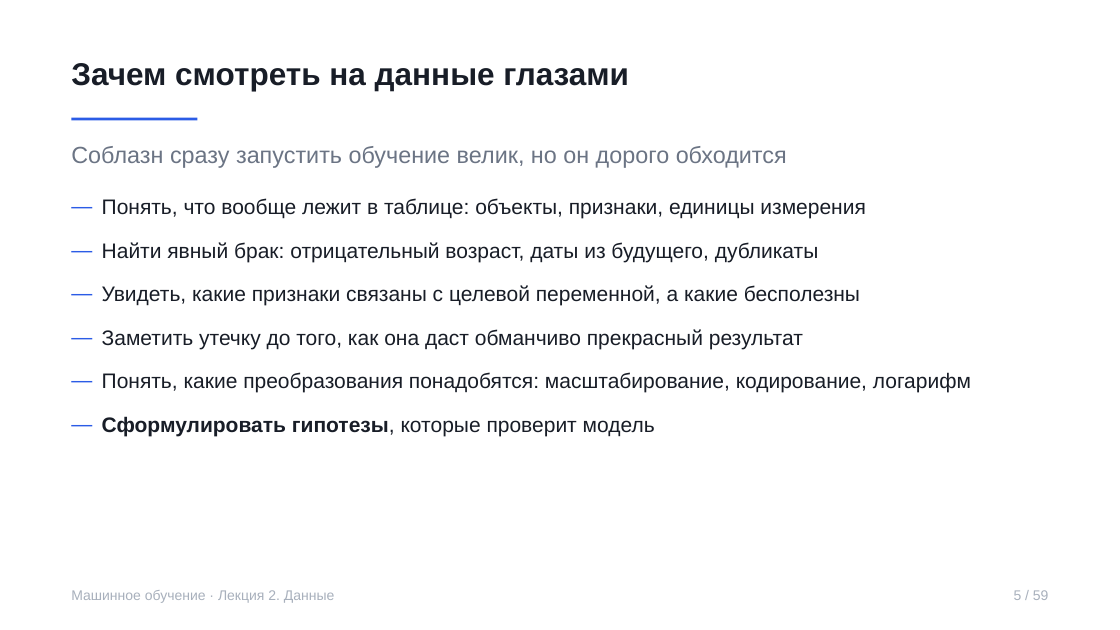
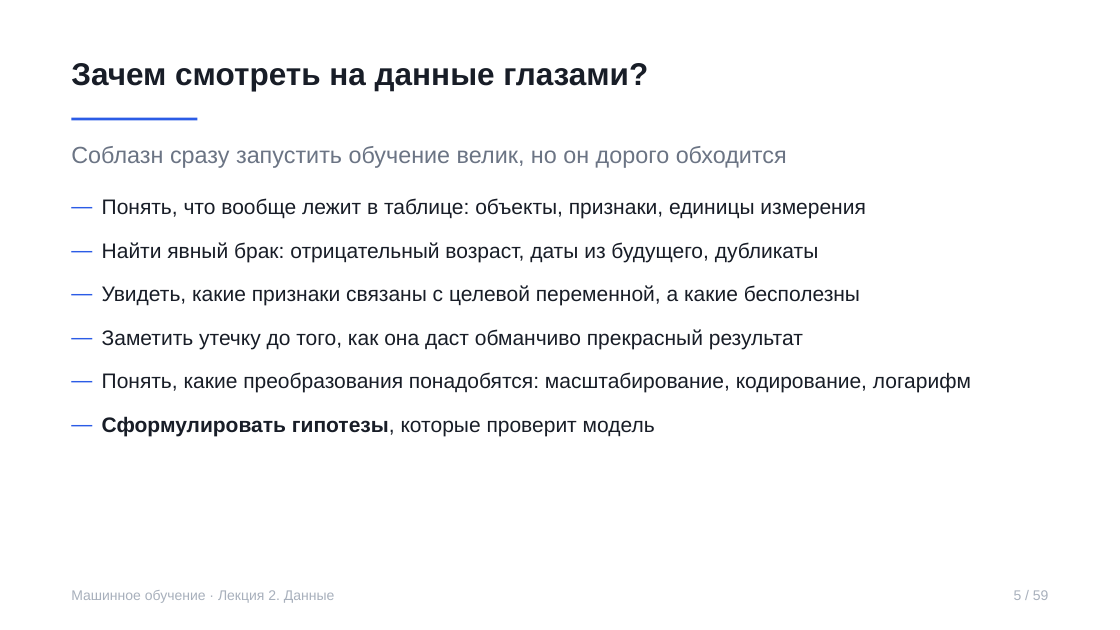
Before and after one commit to rustam-azimov/ml-course-hse, a slide deck: slide 5 of lectures/lecture02.pptx. Drawn at 1120x630 pixels with LibreOffice and Linux fonts; fonts in the diff are those of the drawing. Boxes give left, top, right and bottom in pixels: in the first picture for what was removed or moved away, otherwise in the second. Text is boxed around its words. In the diff, an @@ line names an element or a change of style, - is before the commit and + after.

```diff
--- a/lectures/lecture02.pptx
+++ b/lectures/lecture02.pptx
@@ text at <box>71,63,648,91</box>: text changed @@
-Зачем смотреть на данные глазами
+Зачем смотреть на данные глазами?
```
Also in this commit, not shown: 9 other slides changed, 2 other files.
